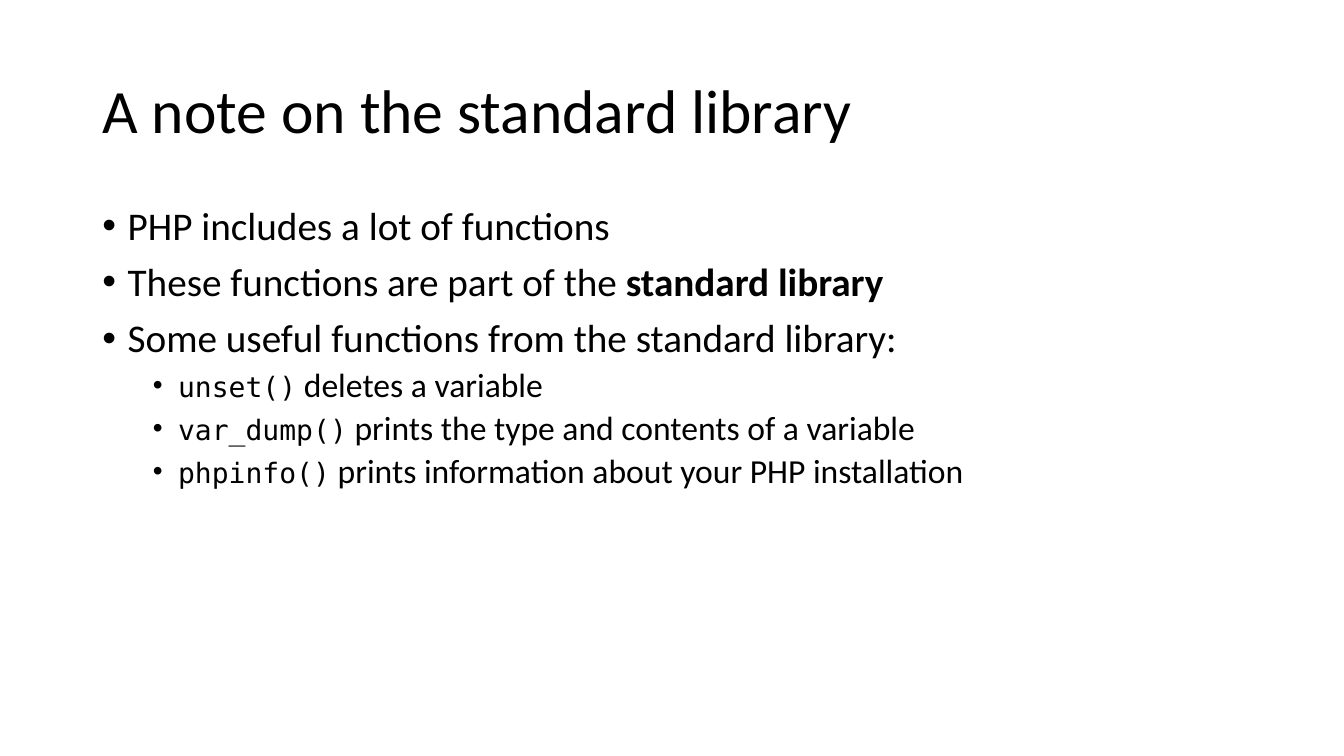
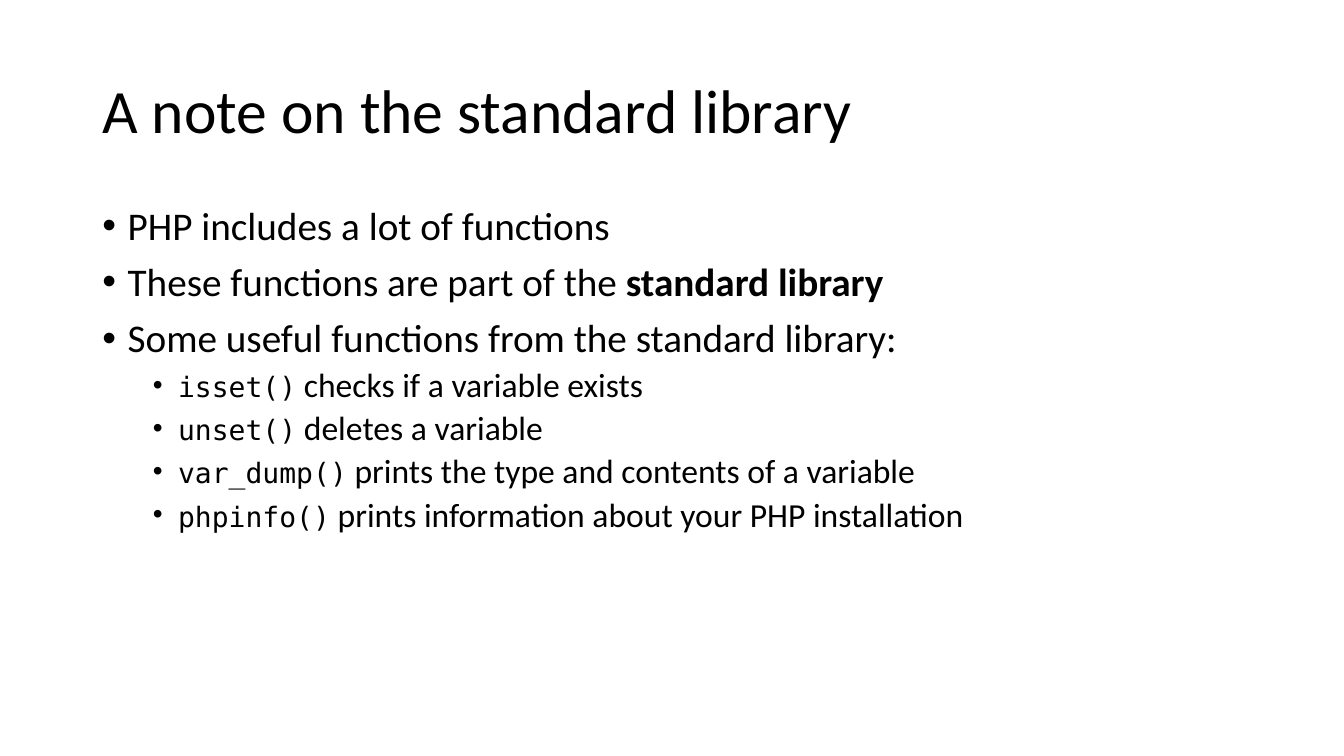
Before and after one commit to PHPEmbark/curriculum, a slide deck: slide 22 of course/1 - Basic Programming/Basic Programming.pptx. Drawn at 1344x756 pixels with LibreOffice and Linux fonts; fonts in the diff are those of the drawing. Boxes give left, top, right and bottom in pixels: in the first picture for what was removed or moved away, otherwise in the second. Text is boxed around its words. In the diff, an @@ line names an element or a change of style, - is before the commit and + after.

```diff
--- a/course/1 - Basic Programming/Basic Programming.pptx
+++ b/course/1 - Basic Programming/Basic Programming.pptx
@@ text at bbox=[178, 373, 643, 401]: paragraph added @@
+  • isset() checks if a variable exists
```
Also in this commit, not shown: 5 other slides changed, 1 slide removed.
